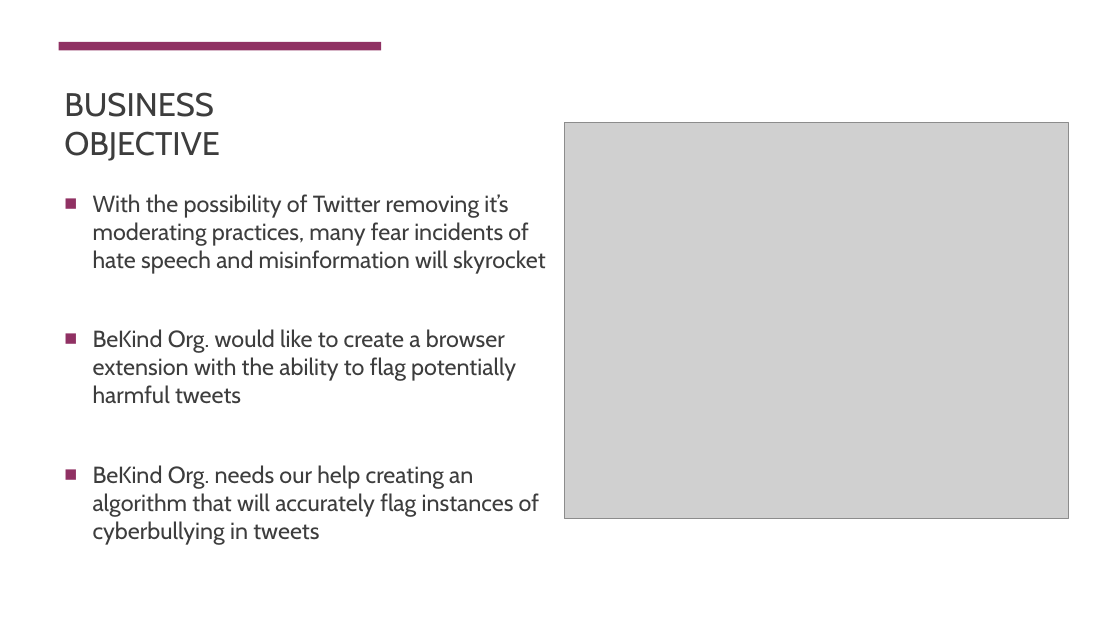
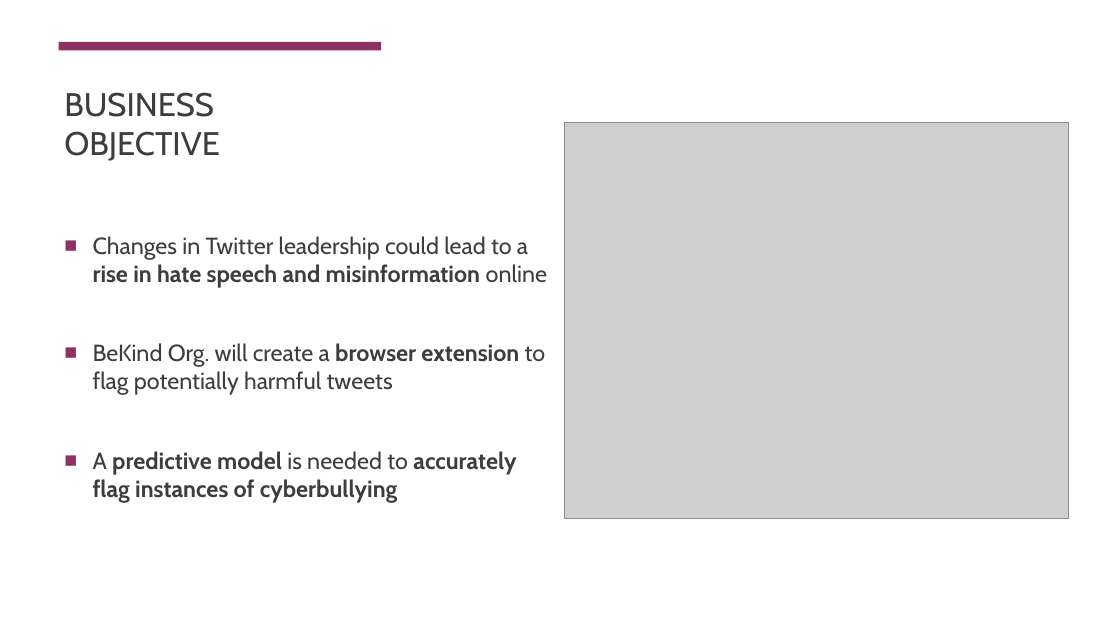
Before and after one commit to sabinabains/dsc-phase-4-project, a slide deck: slide 2 of dsc-phase-4-project-presentation 8.1.pptx. Drawn at 1120x630 pixels with LibreOffice and Linux fonts; fonts in the diff are those of the drawing; grey boxes stand for pictures. Boxes give left, top, right and bottom in pixels: in the first picture for what was removed or moved away, otherwise in the second. Text is boxed around its words. In the diff, an @@ line names an element or a change of style, - is before the commit and + after.

```diff
--- a/dsc-phase-4-project-presentation 8.1.pptx
+++ b/dsc-phase-4-project-presentation 8.1.pptx
@@ text at <box>93,236,547,503</box>: text changed @@
-■ With the possibility of Twitter removing it’s moderating practices, many fear incidents of hate speech and misinformation will skyrocket
-■ BeKind Org. would like to create a browser extension with the ability to flag potentially harmful tweets
-■ BeKind Org. needs our help creating an algorithm that will accurately flag instances of cyberbullying in tweets
+■ Changes in Twitter leadership could lead to a rise in hate speech and misinformation online
+■ BeKind Org. will create a browser extension to flag potentially harmful tweets
+■ A predictive model is needed to accurately flag instances of cyberbullying
```
Also in this commit, not shown: 5 other slides changed, 6 other files.
